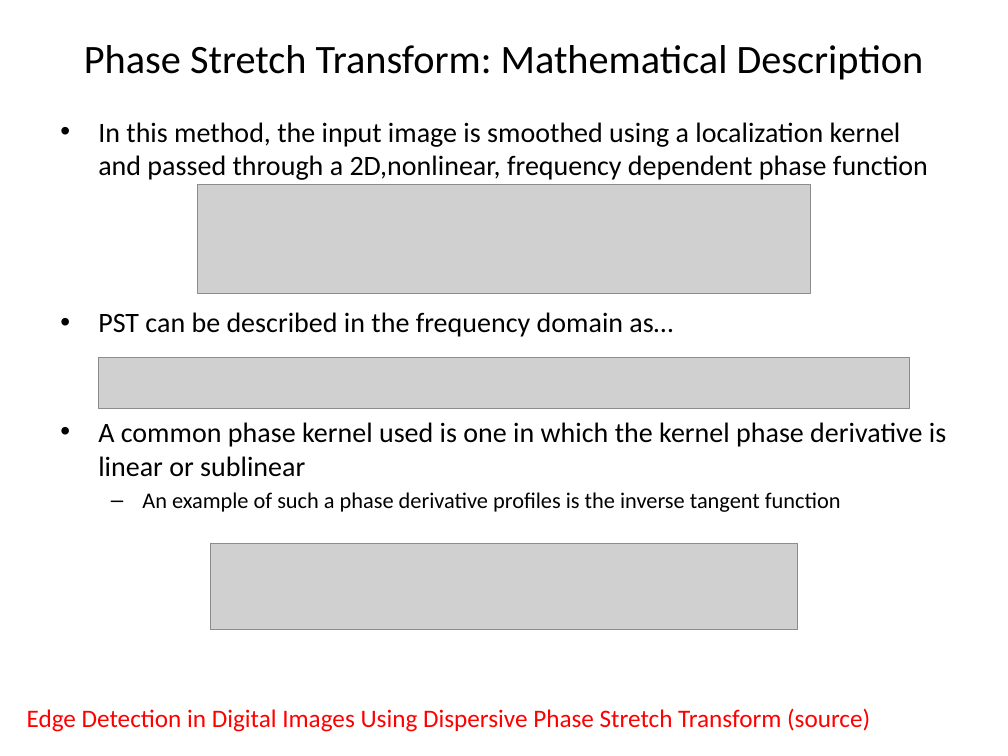
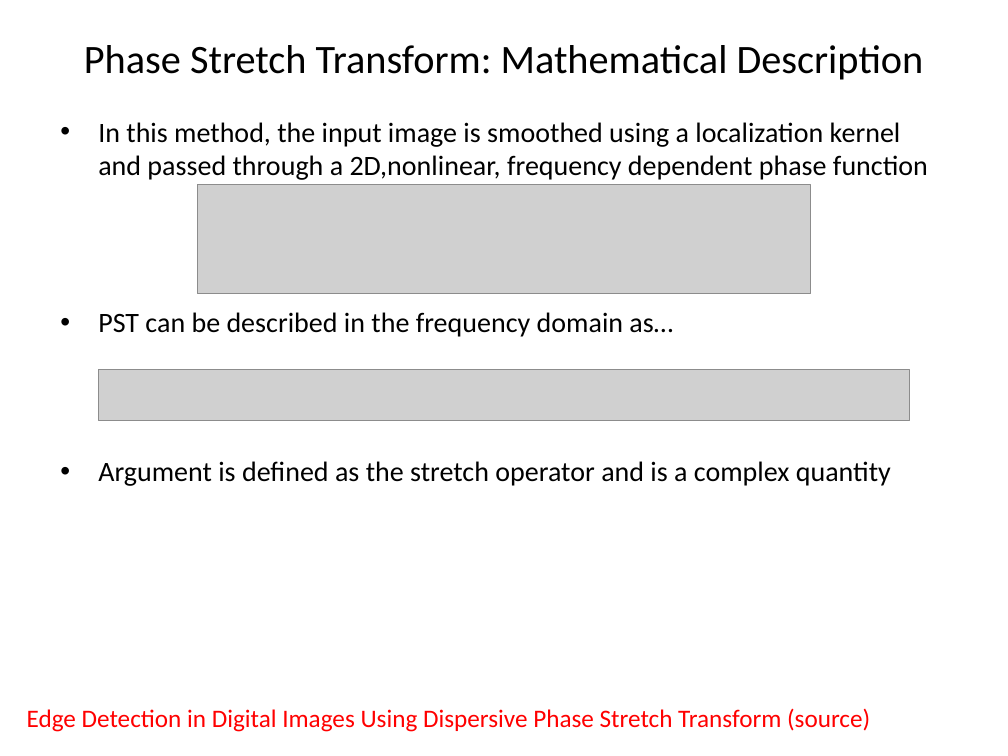
Before and after one commit to tristanmelton/ECE274, a slide deck: slide 6 of presentation/Live-Cell_Tracking_using_Phase_Stretch_Transform_050421.pptx. Drawn at 1008x756 pixels with LibreOffice and Linux fonts; fonts in the diff are those of the drawing; grey boxes stand for pictures. Boxes give left, top, right and bottom in pixels: in the first picture for what was removed or moved away, otherwise in the second. Text is boxed around its words. In the diff, an @@ line names an element or a change of style, - is before the commit and + after.

```diff
--- a/presentation/Live-Cell_Tracking_using_Phase_Stretch_Transform_050421.pptx
+++ b/presentation/Live-Cell_Tracking_using_Phase_Stretch_Transform_050421.pptx
@@ picture moved from (x1=99, y1=357, x2=910, y2=407) to (x1=99, y1=370, x2=910, y2=420) @@
@@ text at (x1=98, y1=461, x2=891, y2=486): text changed @@
-• A common phase kernel used is one in which the kernel phase derivative is linear or sublinear
-  – An example of such a phase derivative profiles is the inverse tangent function
+• Argument is defined as the stretch operator and is a complex quantity
@@ picture removed at (x1=211, y1=543, x2=798, y2=630) @@
```
Also in this commit, not shown: 3 other slides changed, 1 slide added, 2 other files.
